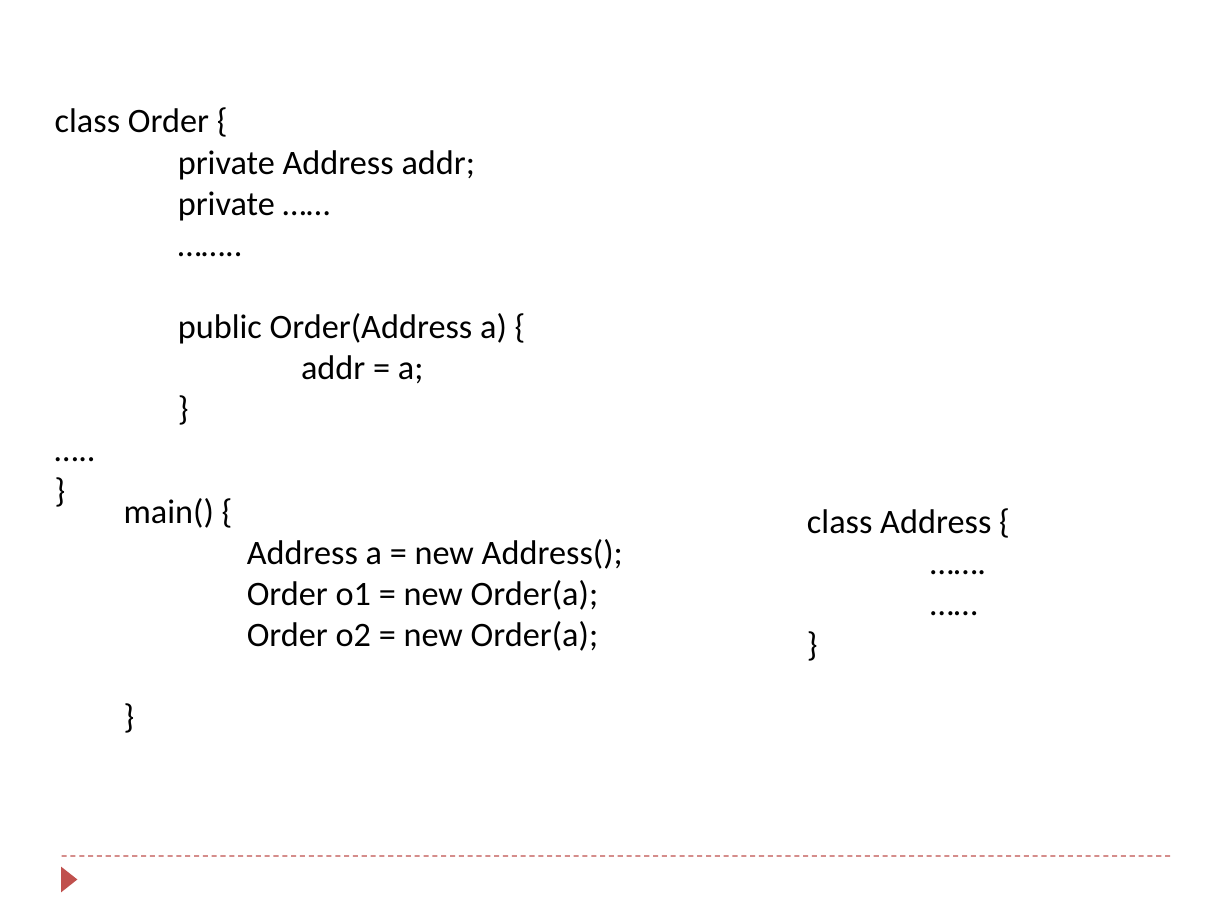
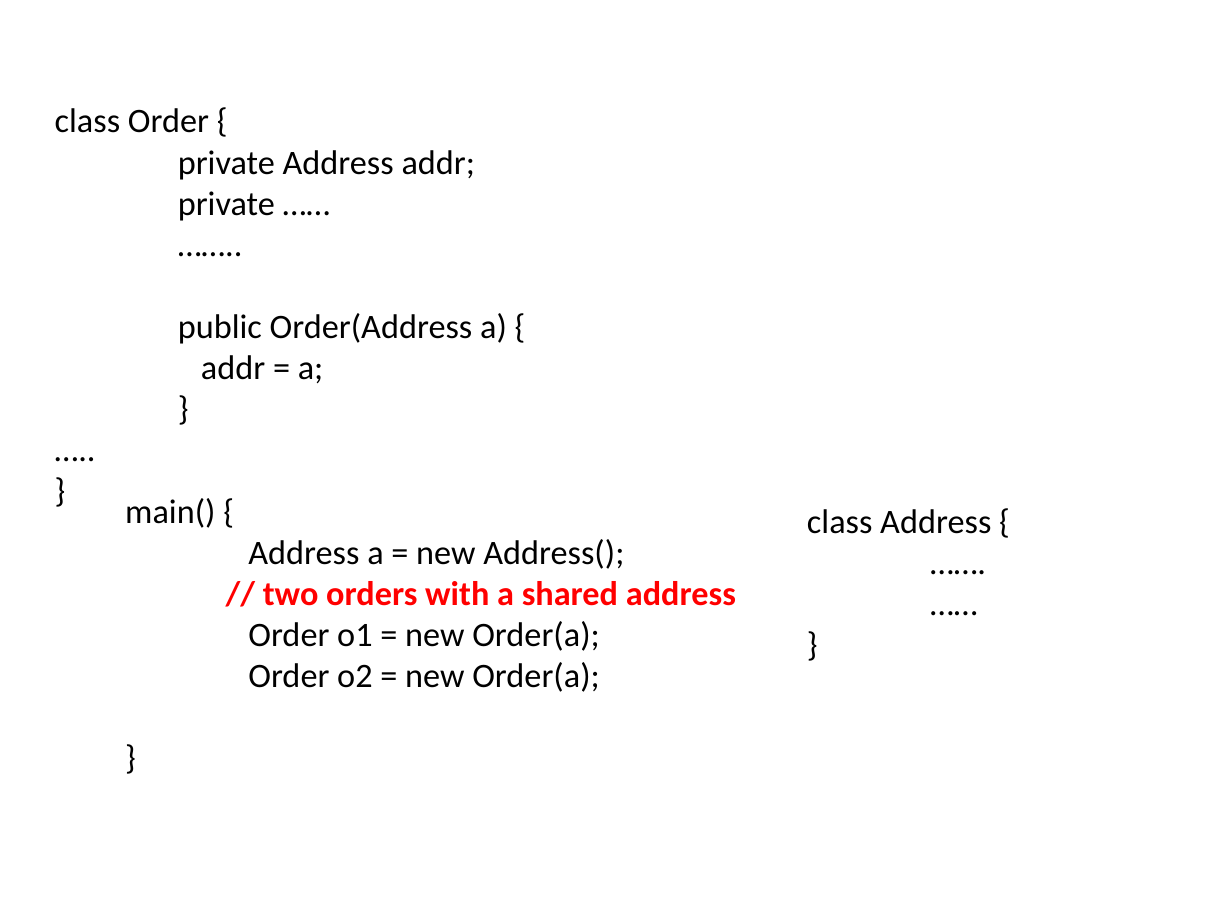
Before and after one commit to zarras/myy803-slides, a slide deck: slide 16 of 5-SoftEng-Modeling.ppt (slide 25 before the commit). Drawn at 1232x924 pixels with LibreOffice and Linux fonts; fonts in the diff are those of the drawing. Boxes give left, top, right and bottom in pixels: in the first picture for what was removed or moved away, otherwise in the second. Text is boxed around its words. In the diff, an @@ line names an element or a change of style, - is before the commit and + after.

```diff
--- a/5-SoftEng-Modeling.ppt
+++ b/5-SoftEng-Modeling.ppt
@@ text at (x1=263, y1=581, x2=736, y2=606): paragraph added @@
+// two orders with a shared address
@@ line removed from (62, 856) to (1170, 856) @@
@@ triangle removed at (x1=62, y1=866, x2=78, y2=892) @@
```
Also in this commit, not shown: 11 other slides changed, 3 slides added, 6 other files.
